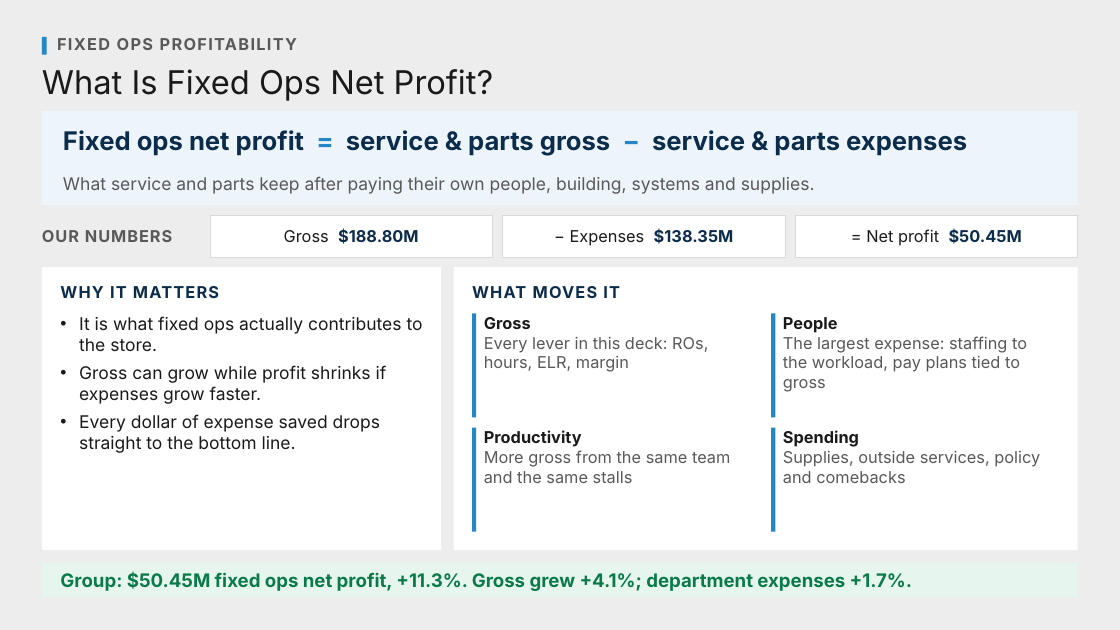
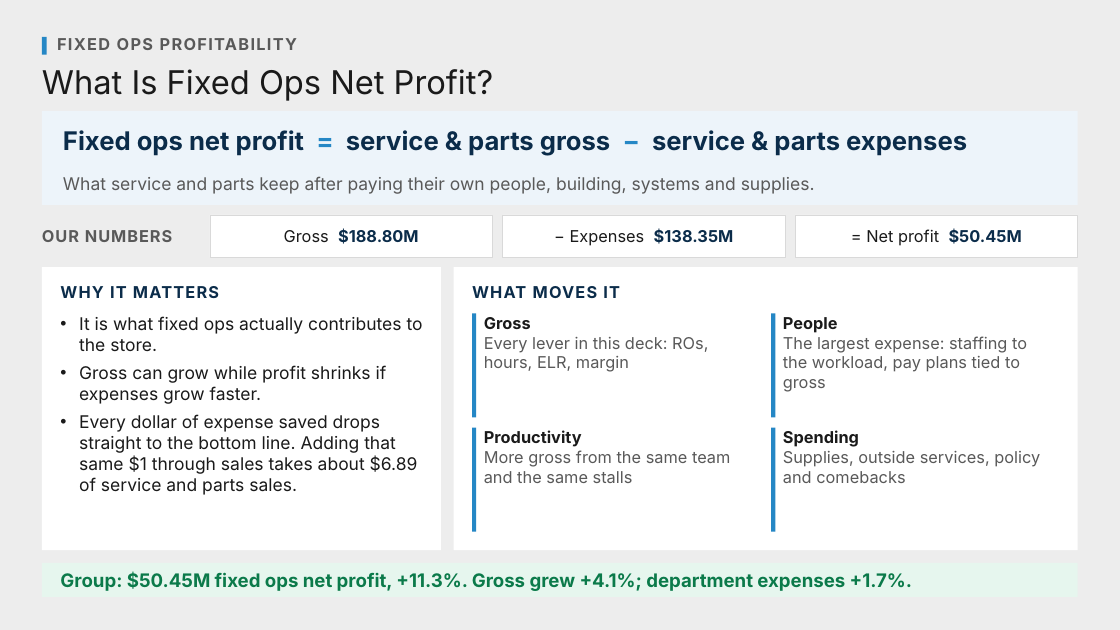
Before and after one commit to Ndresner/Noah, a slide deck: slide 3 of day2-deck/decks/Fixed Absorption & Net Profit - Preview.pptx. Drawn at 1120x630 pixels with LibreOffice and Linux fonts; fonts in the diff are those of the drawing. Boxes give left, top, right and bottom in pixels: in the first picture for what was removed or moved away, otherwise in the second. Text is boxed around its words. In the diff, an @@ line names an element or a change of style, - is before the commit and + after.

```diff
--- a/day2-deck/decks/Fixed Absorption & Net Profit - Preview.pptx
+++ b/day2-deck/decks/Fixed Absorption & Net Profit - Preview.pptx
@@ text at (x1=79, y1=414, x2=418, y2=495): text changed @@
-• Every dollar of expense saved drops straight to the bottom line.
+• Every dollar of expense saved drops straight to the bottom line. Adding that same $1 through sales takes about $6.89 of service and parts sales.
```
Also in this commit, not shown: 1 other slide changed, 4 other files.
